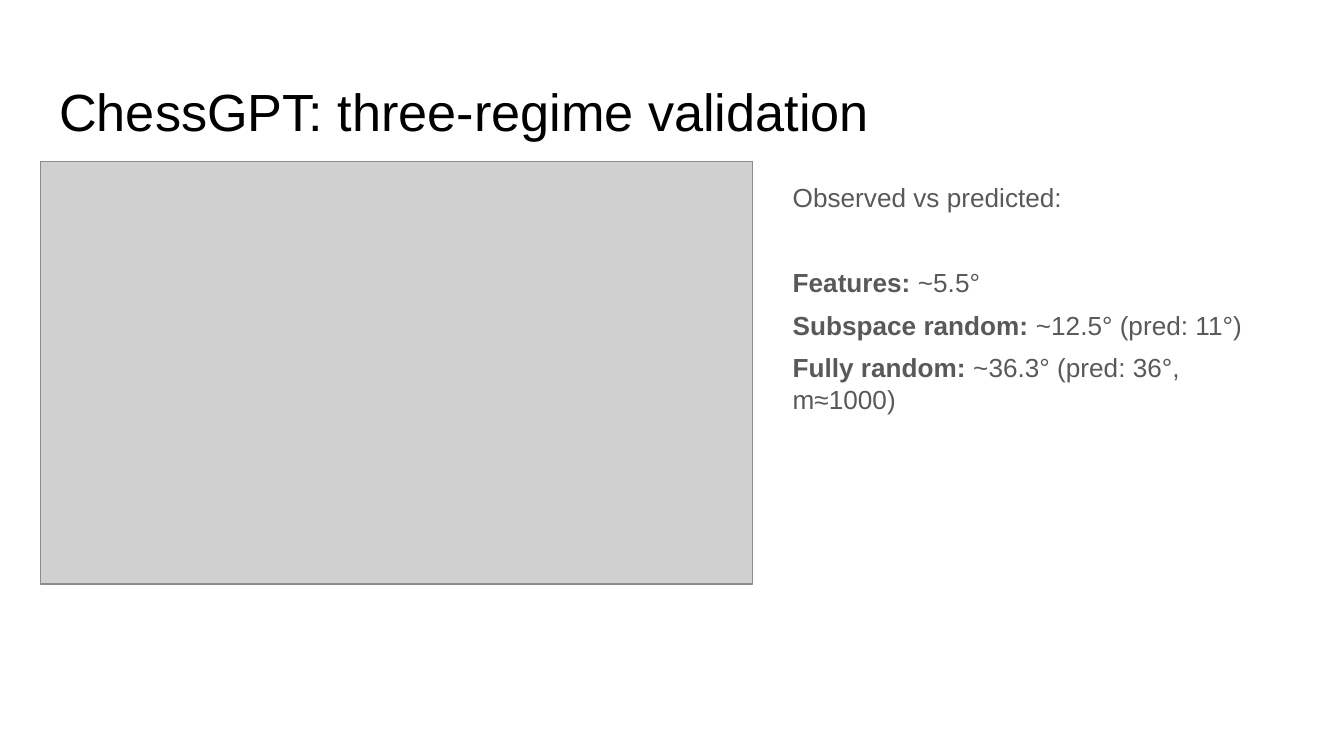
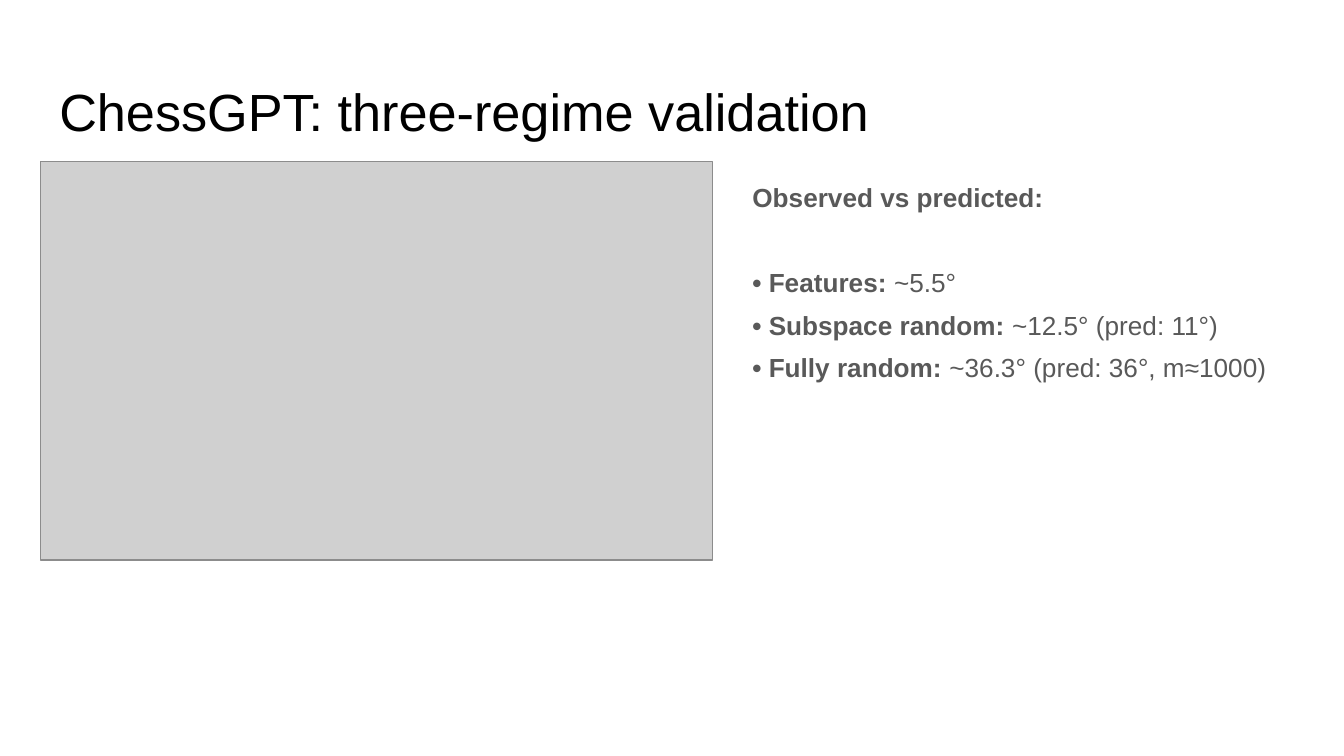
Before and after one commit to FranciscoHS/steering-plateaus, a slide deck: slide 7 of Activation Plateaus Meeting Slides - Updated.pptx. Drawn at 1344x756 pixels with LibreOffice and Linux fonts; fonts in the diff are those of the drawing; grey boxes stand for pictures. Boxes give left, top, right and bottom in pixels: in the first picture for what was removed or moved away, otherwise in the second. Text is boxed around its words. In the diff, an @@ line names an element or a change of style, - is before the commit and + after.

```diff
--- a/Activation Plateaus Meeting Slides - Updated.pptx
+++ b/Activation Plateaus Meeting Slides - Updated.pptx
@@ picture: place and size @@
-picture at (40,161,753,585)
+picture at (40,161,712,560)
@@ text "Observed vs predicted:": place and size @@
-text "Observed vs predicted:" at (793,188,1241,415)
+text "Observed vs predicted:" at (752,188,1266,383)
@@ text at (752,188,1043,213): bold on in "Observed vs predicted:" @@
@@ text at (769,274,1266,383): text changed @@
-Features: ~5.5°
-Subspace random: ~12.5° (pred: 11°)
-Fully random: ~36.3° (pred: 36°, m≈1000)
+• Features: ~5.5°
+• Subspace random: ~12.5° (pred: 11°)
+• Fully random: ~36.3° (pred: 36°, m≈1000)
```
Also in this commit, not shown: 10 other slides changed, 40 other files.
